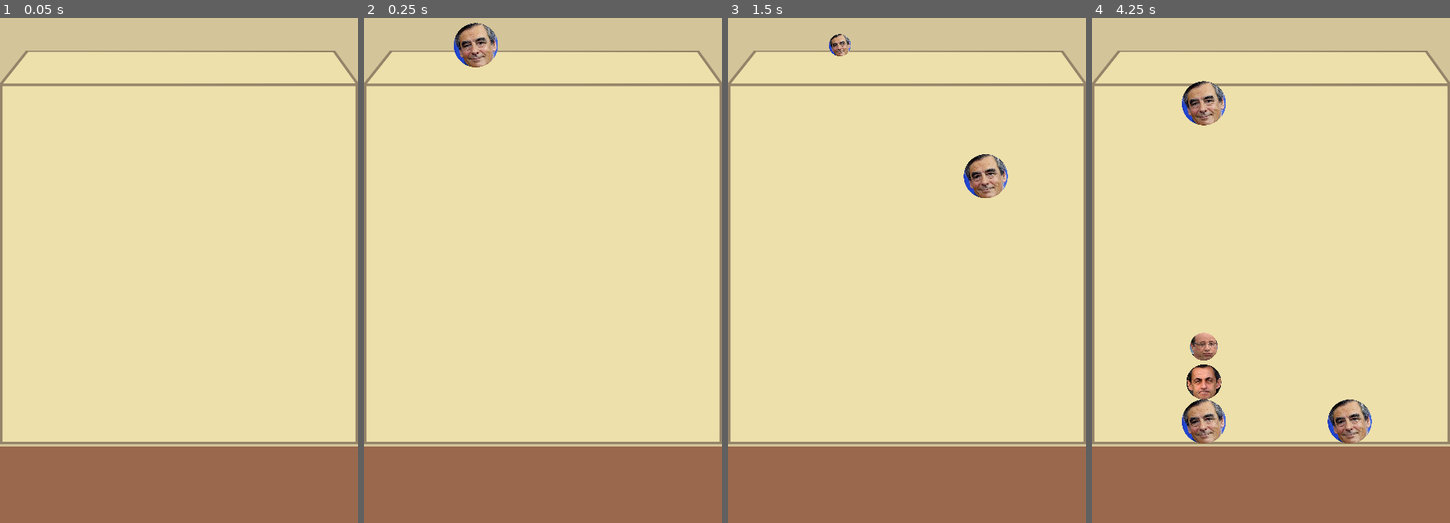
Above: before the commit, frames 1-4 (left to right).
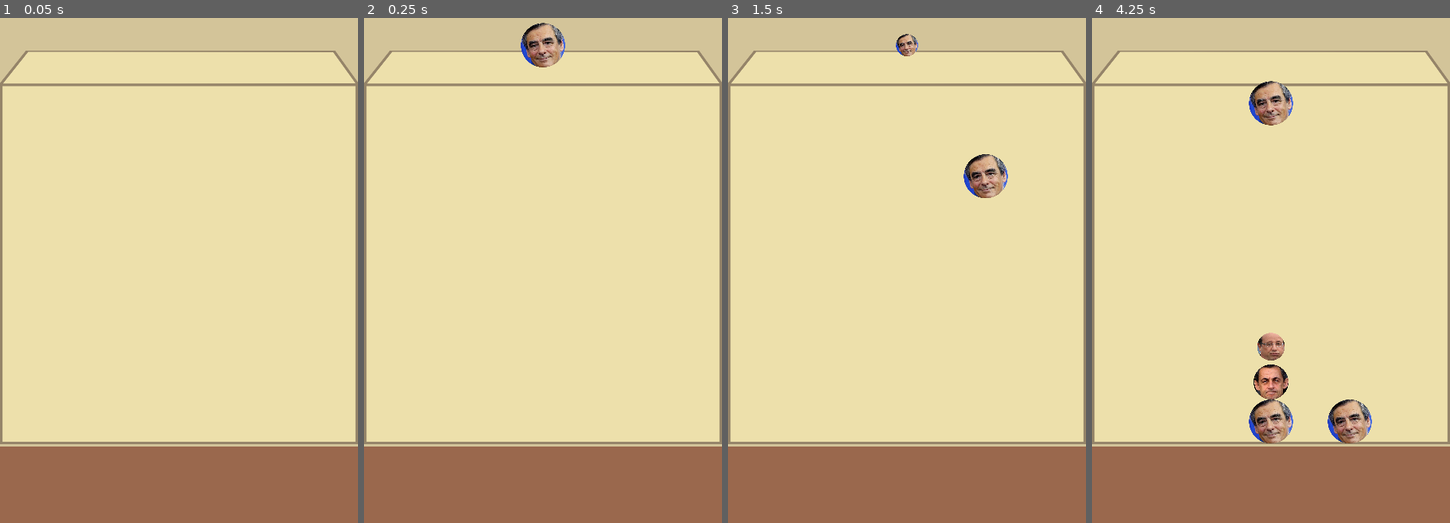
Above: after the commit, the same moments.

Repository: jaajCorp/siuuuka-game
Game: Godot game, scene res://scenes/Game/GameUI.tscn
The game is run twice, just before and just after one commit, with the same random seed, the same clock (stepped at 60 frames per second) and the same inputs. The project has no main scene, so this scene is started directly. The engine's default icon, where the game draws it, is replaced by a stand-in: a white triangle on a blue panel in a dark square.
Inputs (mouse positions are in pixels of both pictures, inside the frame that each line leads up to):
- Up to frame 1 (0.05 s): no input
- Up to frame 2 (0.25 s): no input
- Up to frame 3 (1.5 s): move the mouse to (985, 174) at 0.52 s; click (985, 174) at 0.67 s; move the mouse to (835, 235) at 1.27 s; click (835, 235) at 1.42 s
- Up to frame 4 (4.25 s): move the mouse to (1306, 63) at 2.02 s; click (1306, 63) at 2.17 s; move the mouse to (1253, 331) at 2.77 s; click (1253, 331) at 2.92 s; move the mouse to (1378, 300) at 3.52 s; click (1378, 300) at 3.67 s

Frame 1 is identical in both runs. In frame 2, 1.5% of the frame differs, in the area x 25-57%, y 0-10%; in frame 3, 0.4%; in frame 4, 5.1%, in the area x 25-57%, y 12-85%.

Commit message:
fix(game_logic): Fixed ball spawn x pos

Diff:
--- a/scenes/Game/game_logic.gd
+++ b/scenes/Game/game_logic.gd
@@ -34,7 +34,7 @@
 
 func spawn_ball():
 	current_ball = BALL_SCENE.instantiate()
-	current_ball.position = Vector2(get_viewport().size.x / 2, spawn_level.position.y)
+	current_ball.position = Vector2(ProjectSettings.get_setting("display/window/size/viewport_width", 720) / 2, spawn_level.position.y)
 	balls_container.add_child(current_ball)
 	current_ball.level = randi() % 3
 	current_ball.freeze = true
